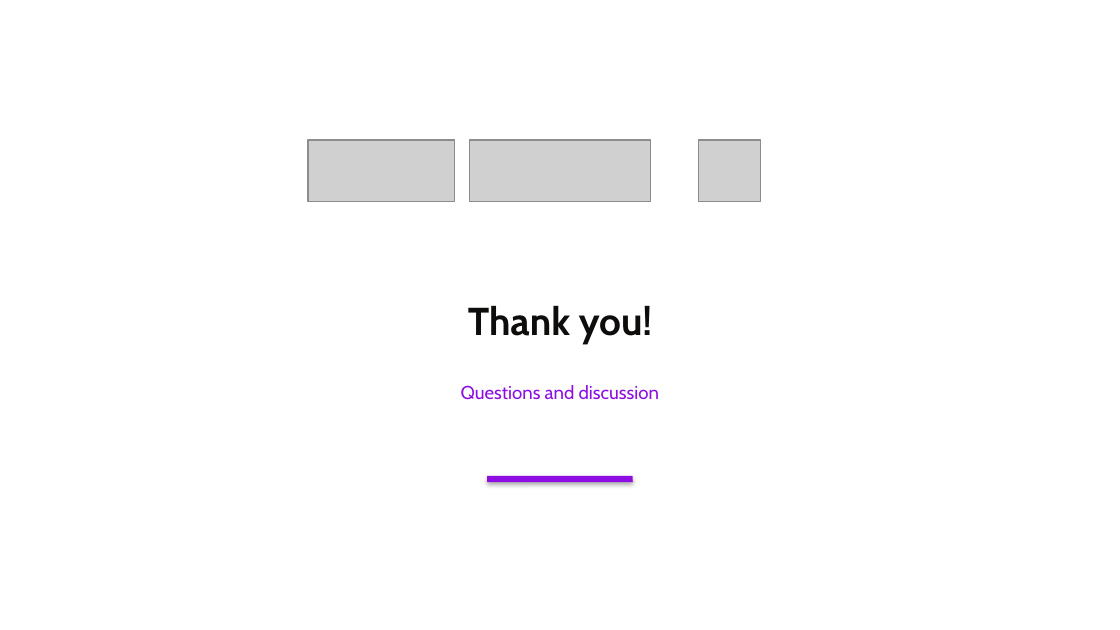
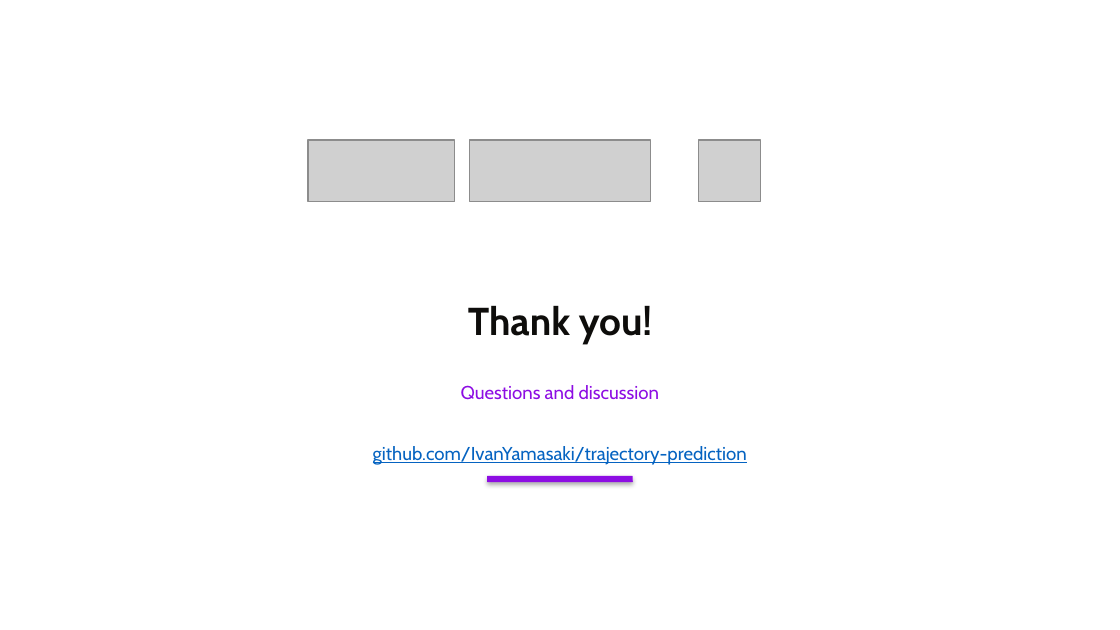
Before and after one commit to IvanYamasaki/trajectory-prediction, a slide deck: slide 17 of docs/slides/Seq2Seq Drift - Ivan Yamasaki (EN).pptx. Drawn at 1120x630 pixels with LibreOffice and Linux fonts; fonts in the diff are those of the drawing; grey boxes stand for pictures. Boxes give left, top, right and bottom in pixels: in the first picture for what was removed or moved away, otherwise in the second. Text is boxed around its words. In the diff, an @@ line names an element or a change of style, - is before the commit and + after.

```diff
--- a/docs/slides/Seq2Seq Drift - Ivan Yamasaki (EN).pptx
+++ b/docs/slides/Seq2Seq Drift - Ivan Yamasaki (EN).pptx
@@ text added at <box>373,446,747,465</box>, 12 pt, text #0563C1, underline @@
+github.com/IvanYamasaki/trajectory-prediction
```
Also in this commit, not shown: 1 other file.
